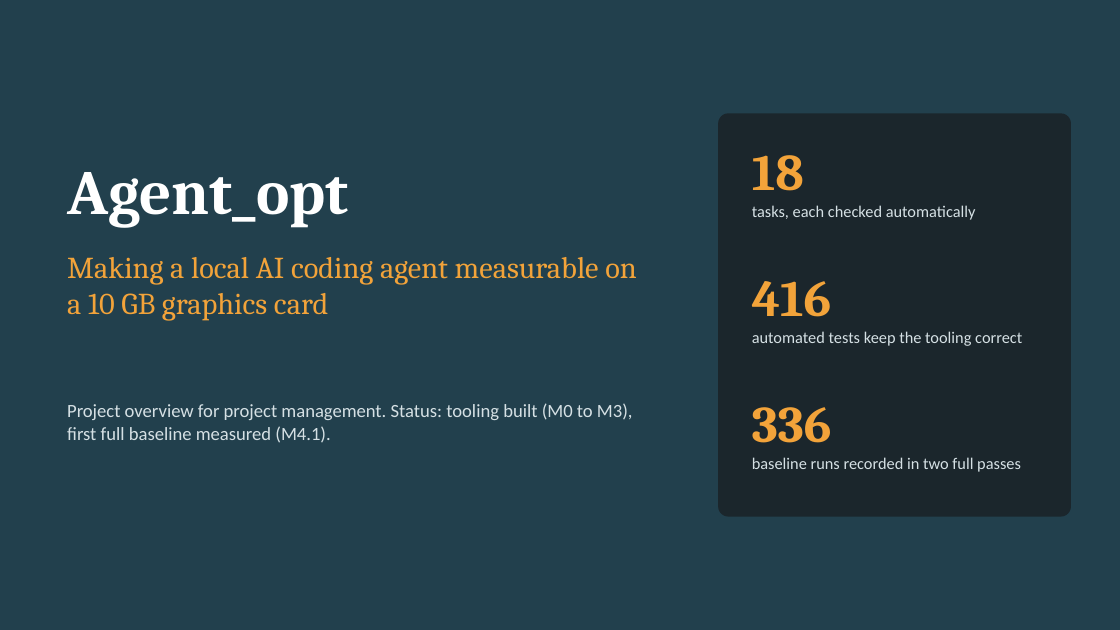
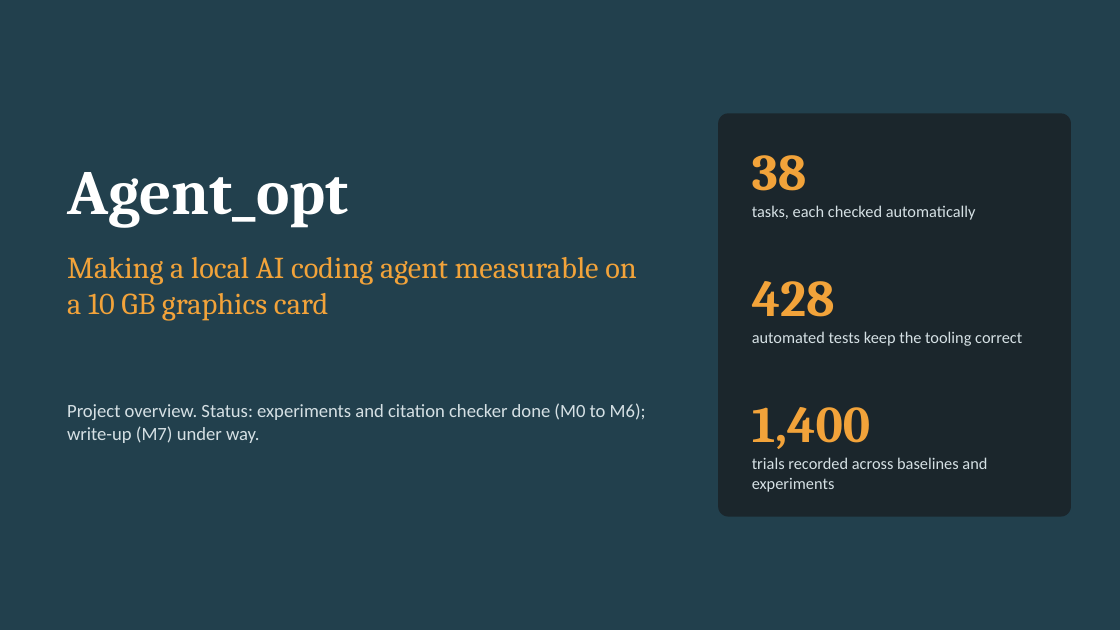
Before and after one commit to npwa/agent_opt, a slide deck: slide 1 of Doc/Agent_opt.pptx. Drawn at 1120x630 pixels with LibreOffice and Linux fonts; fonts in the diff are those of the drawing. Boxes give left, top, right and bottom in pixels: in the first picture for what was removed or moved away, otherwise in the second. Text is boxed around its words. In the diff, an @@ line names an element or a change of style, - is before the commit and + after.

Commit message:
M7 documentation: results-first DIRECTION, slides
README restructured and v0 moved to docs

```diff
--- a/Doc/Agent_opt.pptx
+++ b/Doc/Agent_opt.pptx
@@ text at bbox=[752, 155, 807, 191]: text changed @@
-18
+38
@@ text at bbox=[752, 281, 835, 317]: text changed @@
-416
+428
@@ text at bbox=[67, 403, 646, 443]: text changed @@
-Project overview for project management. Status: tooling built (M0 to M3), first full baseline measured (M4.1).
+Project overview. Status: experiments and citation checker done (M0 to M6); write-up (M7) under way.
@@ text at bbox=[752, 407, 871, 449]: text changed @@
-336
+1,400
@@ text at bbox=[752, 457, 987, 492]: text changed @@
-baseline runs recorded in two full passes
+trials recorded across baselines and experiments
```
Also in this commit, not shown: 4 other slides changed, 4 other files.
